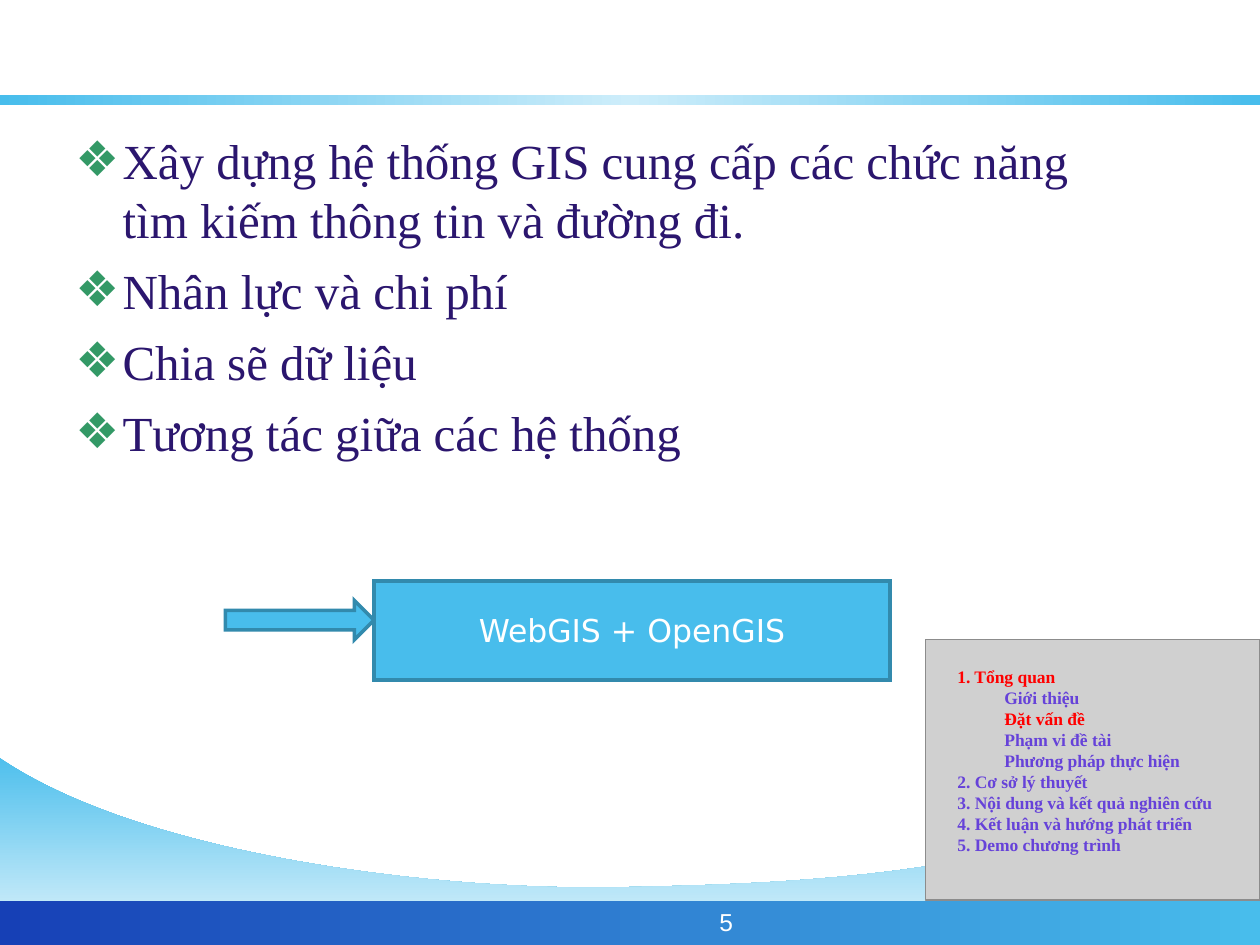
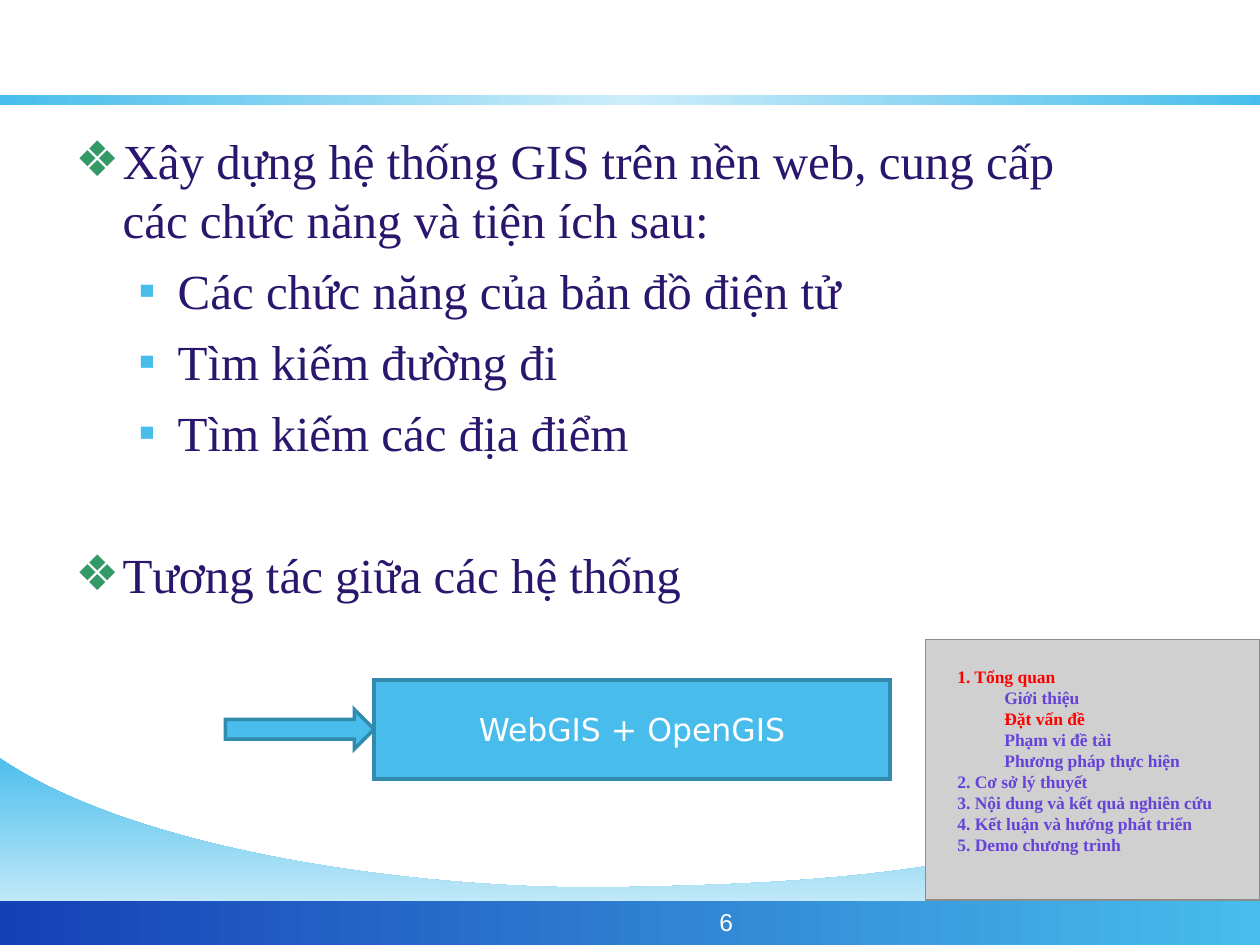
Before and after one commit to phamngsinh/cantho-webgis, a slide deck: slide 6 of Document/Bao Cao/BaoCaoLuanVan.ppt (slide 5 before the commit). Drawn at 1260x945 pixels with LibreOffice and Linux fonts; fonts in the diff are those of the drawing; grey boxes stand for pictures; background and template pictures are left out. Boxes give left, top, right and bottom in pixels: in the first picture for what was removed or moved away, otherwise in the second. Text is boxed around its words. In the diff, an @@ line names an element or a change of style, - is before the commit and + after.

```diff
--- a/Document/Bao Cao/BaoCaoLuanVan.ppt
+++ b/Document/Bao Cao/BaoCaoLuanVan.ppt
@@ text at <box>123,143,1054,459</box>: text changed @@
-❖ Xây dựng hệ thống GIS cung cấp các chức năng tìm kiếm thông tin và đường đi.
-❖ Nhân lực và chi phí
-❖ Chia sẽ dữ liệu
+❖ Xây dựng hệ thống GIS trên nền web, cung cấp các chức năng và tiện ích sau:
+  ▪ Các chức năng của bản đồ điện tử
+  ▪ Tìm kiếm đường đi
+  ▪ Tìm kiếm các địa điểm
@@ rectangle "WebGIS + OpenGIS": place and size @@
-rectangle "WebGIS + OpenGIS" at <box>374,581,891,680</box>
+rectangle "WebGIS + OpenGIS" at <box>374,680,891,780</box>
@@ right arrow: place and size @@
-right arrow at <box>226,601,374,640</box>
+right arrow at <box>226,709,374,748</box>
@@ right arrow at <box>226,709,374,748</box>: proportions changed @@
@@ page number at <box>719,914,733,932</box>: text changed @@
-5
+6
```
Also in this commit, not shown: 5 other slides changed, 1 other file.
